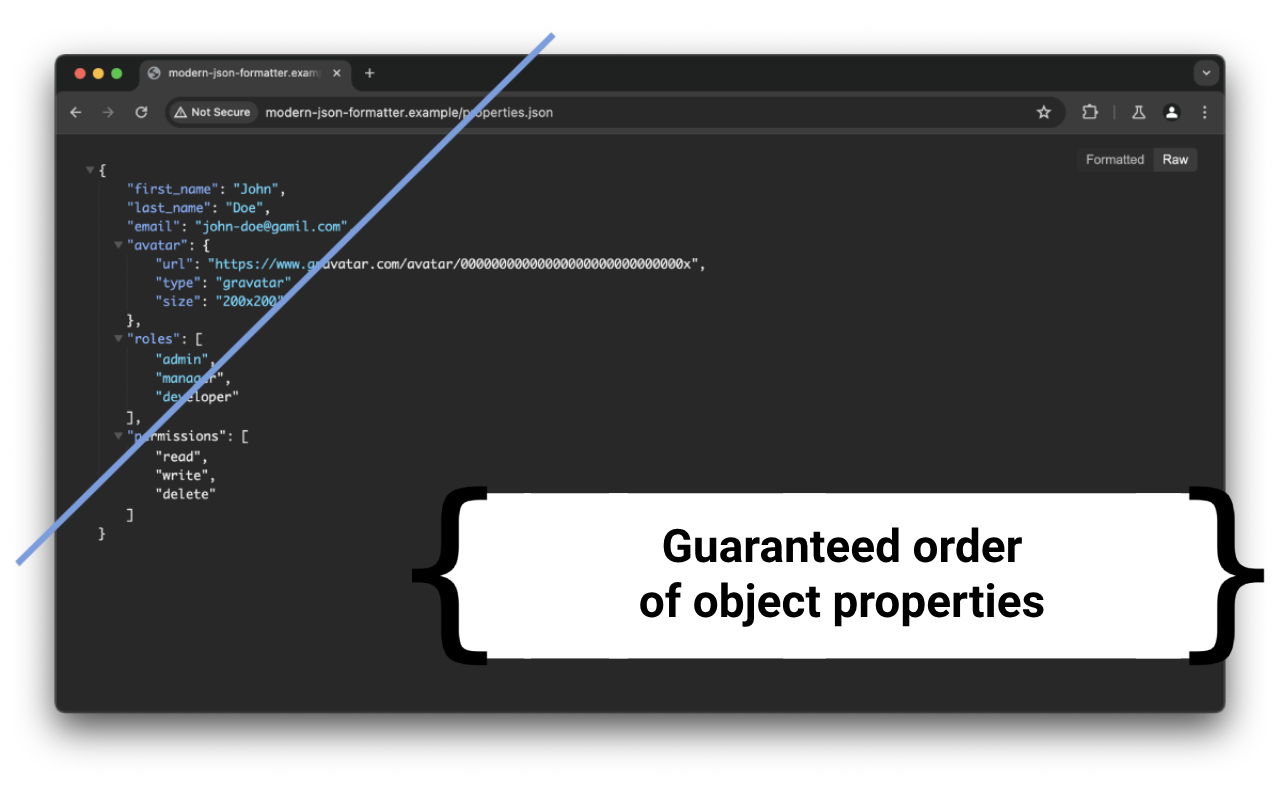
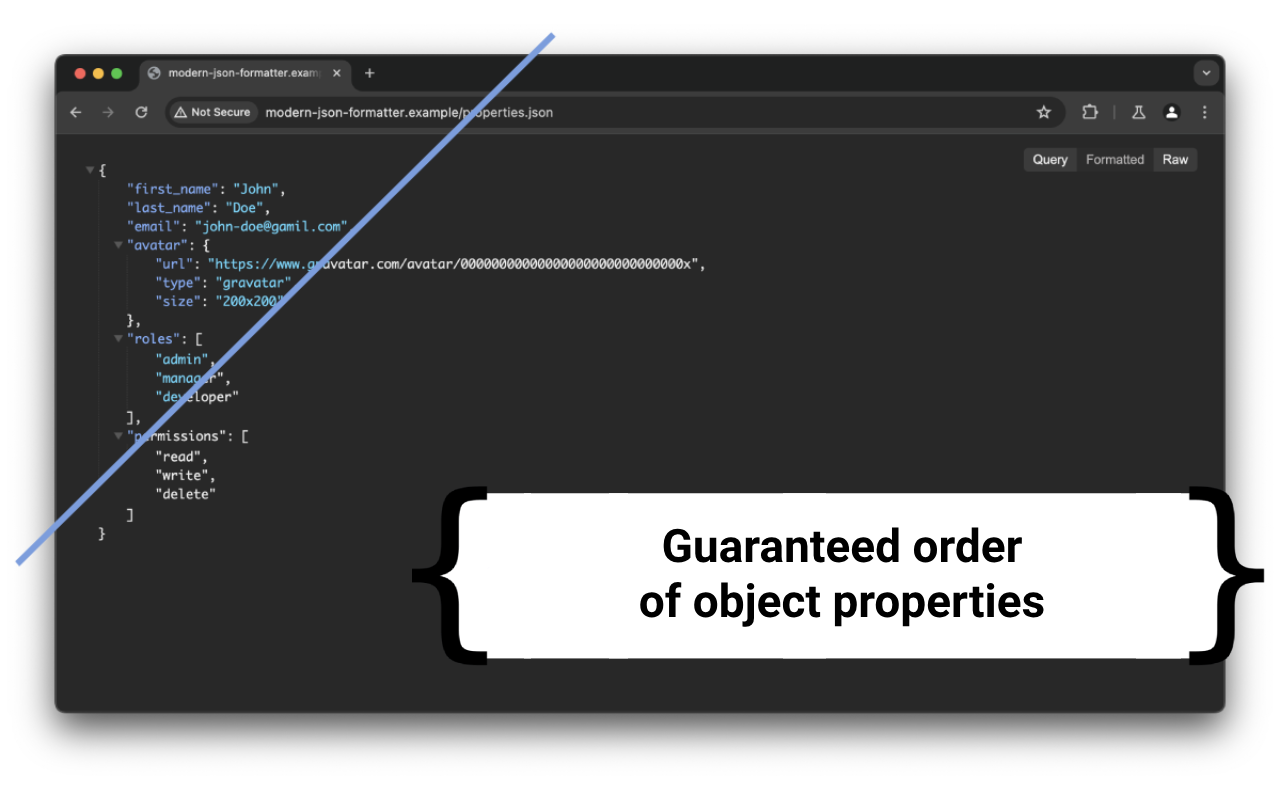
Two versions of the same layered image (1280×800). Layer-by-layer changes:
painted on "Screenshot 2024-05-25 at 12.40.38" over left=1023, top=147, right=1079, bottom=172
